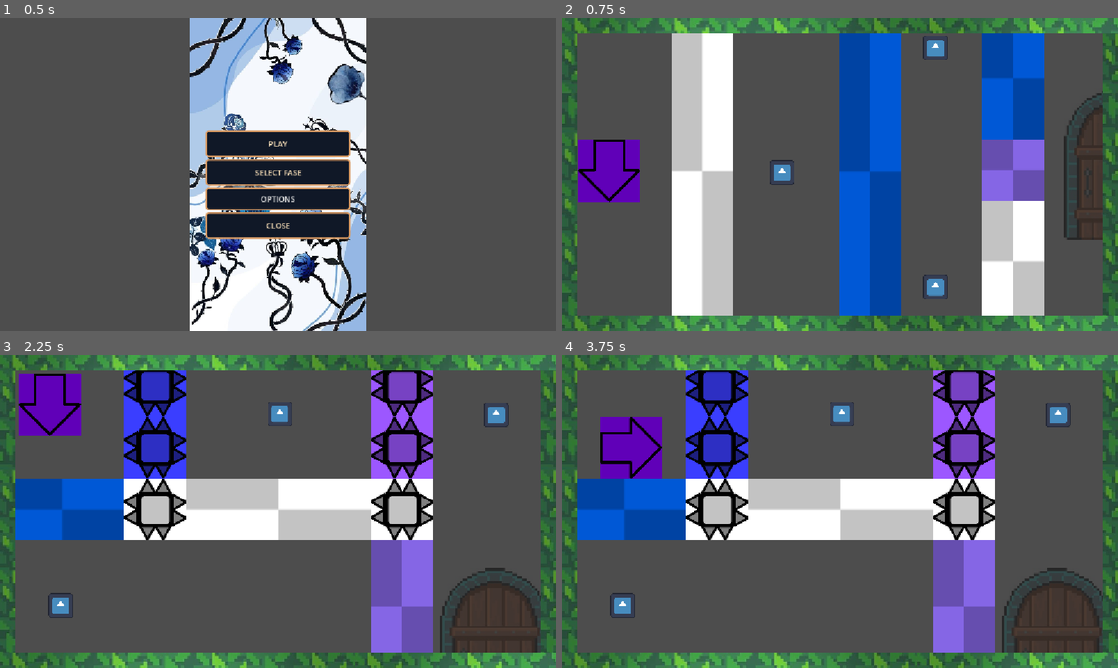
Above: before the commit, frames 1-4 (two rows, left to right).
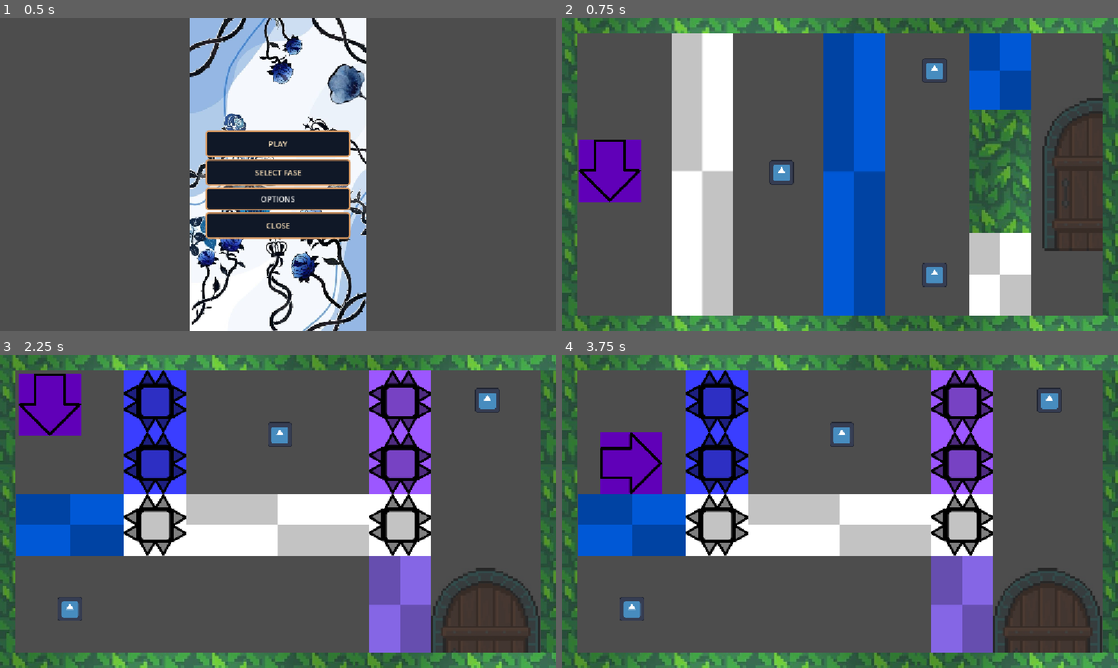
Above: after the commit, the same moments.

Repository: Equipe-Plasma/Switch-Shadow
Game: Godot game, scene res://menu/menu_principal/menu_principal.tscn
Same seed, same stepped clock (60 frames per second), same inputs: the game is played once before the commit and once after it. The engine's default icon, where the game draws it, is replaced by a stand-in: a white triangle on a blue panel in a dark square.
Inputs:
- Up to frame 1 (0.5 s): no input
- Up to frame 2 (0.75 s): click "PLAY" at 0.5 s
- Up to frame 3 (2.25 s): tap Enter (proxima_fase) at 1.25 s; hold D (mover_direita) 1.28-2 s; hold Enter (proxima_fase) 1.28-2 s; click "Próxima Fase" at 2 s
- Up to frame 4 (3.75 s): tap Space (trocar_sombra) at 2.75, 2.85 s; hold S (mover_baixo) 2.78-3.53 s; hold D (mover_direita) from 3.53 s (still down); hold Enter (proxima_fase) from 3.53 s (still down)

Frame 1 is identical in both runs. In frame 2, 20% of the frame differs, in the area x 2-98%, y 4-96%; in frame 3, 19%; in frame 4, 20%.

Commit message:
bug fixes

Diff:
--- a/fase/fase 1/fase_1.tscn
+++ b/fase/fase 1/fase_1.tscn
@@ -7,7 +7,6 @@
 [ext_resource type="Texture2D" uid="uid://p85hfea614fx" path="res://assets/player/paracima.png" id="4_13r4u"]
 [ext_resource type="PackedScene" uid="uid://b0nugb86ufv0r" path="res://editor/parede/parede_bloqueia_/parede_bloqueia_player.tscn" id="4_ge8mc"]
 [ext_resource type="PackedScene" uid="uid://cv1kaaq84myxc" path="res://editor/parede/parede_bloqueia_/parede_bloqueia_sombra.tscn" id="5_8t630"]
-[ext_resource type="PackedScene" uid="uid://dxxyiof204lp2" path="res://editor/parede/parede_geral/parede_geral.tscn" id="6_h75nb"]
 [ext_resource type="PackedScene" uid="uid://bg3d3dk0l61jv" path="res://editor/item/item.tscn" id="10_0r7j3"]
 [ext_resource type="PackedScene" uid="uid://g6bshavfposa" path="res://editor/parede/parede/parede.tscn" id="10_01sd7"]
 [ext_resource type="PackedScene" uid="uid://dq80e6b58tnmu" path="res://menu/menu_pausa/menu_pausa.tscn" id="11_01sd7"]
@@ -17,12 +16,12 @@
 script = ExtResource("1_eb6rn")
 
 [node name="Player" parent="." unique_id=2008145688 instance=ExtResource("2_hffw0")]
-position = Vector2(98, 316)
+position = Vector2(99, 316)
 textura_frente = ExtResource("3_nitit")
 textura_costas = ExtResource("4_13r4u")
 
 [node name="Sombra" parent="." unique_id=1092208446 instance=ExtResource("3_68bho")]
-position = Vector2(98, 316)
+position = Vector2(99, 316)
 textura_frente = ExtResource("3_nitit")
 textura_costas = ExtResource("4_13r4u")
 
@@ -31,33 +30,31 @@
 scale = Vector2(1, 5)
 
 [node name="ParedeBloqueiaSombra" parent="." unique_id=1779242448 instance=ExtResource("5_8t630")]
-position = Vector2(638, 318)
+position = Vector2(605, 318)
 scale = Vector2(1, 5)
 
 [node name="ParedeBloqueiaPlayer2" parent="." unique_id=1151557831 instance=ExtResource("4_ge8mc")]
-position = Vector2(934, 504)
-scale = Vector2(1, 2)
+position = Vector2(908, 532)
+scale = Vector2(1, 1.4)
 
 [node name="Item" parent="." unique_id=1168481889 groups=["itens"] instance=ExtResource("10_0r7j3")]
-position = Vector2(456, 320)
+position = Vector2(455, 320)
 
 [node name="Item2" parent="." unique_id=1003667387 groups=["itens"] instance=ExtResource("10_0r7j3")]
-position = Vector2(774, 557)
+position = Vector2(772, 532)
 
 [node name="Item3" parent="." unique_id=720673298 groups=["itens"] instance=ExtResource("10_0r7j3")]
-position = Vector2(774, 62)
+position = Vector2(772, 109)
 
 [node name="MenuPausa" parent="." unique_id=1672884906 instance=ExtResource("11_01sd7")]
+visible = false
 
 [node name="PortalSaida" parent="." unique_id=1057710737 instance=ExtResource("12_01sd7")]
-position = Vector2(1154, 302)
-
-[node name="ParedeGeral5" parent="." unique_id=1283918099 instance=ExtResource("6_h75nb")]
-position = Vector2(934, 314)
+position = Vector2(1108, 324)
 
 [node name="ParedeBloqueiaSombra2" parent="." unique_id=1022167895 instance=ExtResource("5_8t630")]
-position = Vector2(934, 125)
-scale = Vector2(1, 2)
+position = Vector2(908, 109)
+scale = Vector2(1, 1.4)
 
 [node name="ParedeSuperior" parent="." unique_id=925734375 instance=ExtResource("10_01sd7")]
 position = Vector2(576, 16)
@@ -78,3 +75,7 @@
 position = Vector2(1136, 324)
 collision_mask = 257
 tamanho = Vector2(32, 584)
+
+[node name="Parede" parent="." unique_id=867730286 instance=ExtResource("10_01sd7")]
+position = Vector2(908, 318)
+tamanho = Vector2(128, 256)
--- a/fase/fase 2/fase_2.tscn
+++ b/fase/fase 2/fase_2.tscn
@@ -22,7 +22,6 @@
 visible = false
 
 [node name="MenuPausa" parent="." unique_id=1672884906 instance=ExtResource("2_3ubab")]
-visible = false
 
 [node name="Player" parent="." unique_id=2008145688 instance=ExtResource("2_s3f3q")]
 position = Vector2(103, 103)
@@ -31,78 +30,72 @@
 
 [node name="PortalSaida" parent="." unique_id=1057710737 instance=ExtResource("10_h04fk")]
 visibility_layer = 25
-position = Vector2(1025, 599)
+position = Vector2(1006, 599)
 
 [node name="Espinho" parent="." unique_id=1607689019 instance=ExtResource("12_xq10f")]
-position = Vector2(321, 64)
+position = Vector2(321, 96)
 tipo = 1
 
 [node name="Espinho2" parent="." unique_id=383088380 instance=ExtResource("12_xq10f")]
-position = Vector2(321, 192)
+position = Vector2(321, 224)
 tipo = 1
 
 [node name="Espinho3" parent="." unique_id=1267501935 instance=ExtResource("12_xq10f")]
-position = Vector2(321, 320)
+position = Vector2(321, 352)
 
 [node name="Espinho4" parent="." unique_id=1117738981 instance=ExtResource("12_xq10f")]
-position = Vector2(833, 64)
+position = Vector2(829, 96)
 tipo = 2
 
 [node name="Espinho5" parent="." unique_id=1799746374 instance=ExtResource("12_xq10f")]
-position = Vector2(833, 192)
+position = Vector2(829, 224)
 tipo = 2
 
 [node name="ParedeBloqueiaSombra" parent="." unique_id=87217196 instance=ExtResource("8_iaody")]
-position = Vector2(129, 320)
-scale = Vector2(2, 1)
+position = Vector2(145, 352)
+scale = Vector2(1.75, 1)
 
 [node name="ParedeGeral5" parent="." unique_id=1712056793 instance=ExtResource("9_sx8e5")]
-position = Vector2(833, 521)
-scale = Vector2(1, 2.5)
+position = Vector2(829, 518)
+scale = Vector2(1, 1.6)
 
 [node name="Espinho6" parent="." unique_id=590456572 instance=ExtResource("12_xq10f")]
-position = Vector2(833, 320)
+position = Vector2(829, 352)
 
 [node name="ParedeBloqueiaPlayer" parent="." unique_id=2114099946 instance=ExtResource("7_67a0w")]
-position = Vector2(577, 320)
-scale = Vector2(3, 1)
+position = Vector2(575.00006, 352.00003)
+scale = Vector2(2.97, 1)
 
 [node name="Item" parent="." unique_id=1168481889 groups=["itens"] instance=ExtResource("12_wvv7m")]
-position = Vector2(126, 519)
+position = Vector2(145, 526)
 
 [node name="Item2" parent="." unique_id=1139266663 groups=["itens"] instance=ExtResource("12_wvv7m")]
-position = Vector2(580, 122)
+position = Vector2(580, 165)
 
 [node name="Item3" parent="." unique_id=105084357 groups=["itens"] instance=ExtResource("12_wvv7m")]
-position = Vector2(1028, 124)
+position = Vector2(1010, 94)
 
 [node name="Sombra" parent="." unique_id=1092208446 instance=ExtResource("2_wljo7")]
 position = Vector2(103, 103)
 textura_frente = ExtResource("3_jdyb1")
 textura_costas = ExtResource("4_783b1")
 
-[node name="MenuPausa2" parent="." unique_id=1808991862 instance=ExtResource("2_3ubab")]
-
 [node name="ParedeSuperior" parent="." unique_id=925734375 instance=ExtResource("14_wvv7m")]
 position = Vector2(576, 16)
-collision_layer = 129
-collision_mask = 256
+collision_mask = 257
 tamanho = Vector2(1152, 32)
 
 [node name="ParedeInferior" parent="." unique_id=308745309 instance=ExtResource("14_wvv7m")]
 position = Vector2(576, 632)
-collision_layer = 129
-collision_mask = 256
+collision_mask = 257
 tamanho = Vector2(1152, 32)
 
 [node name="ParedeEsquerda" parent="." unique_id=1132105718 instance=ExtResource("14_wvv7m")]
 position = Vector2(16, 324)
-collision_layer = 129
-collision_mask = 256
+collision_mask = 257
 tamanho = Vector2(32, 584)
 
 [node name="ParedeDireita" parent="." unique_id=434508186 instance=ExtResource("14_wvv7m")]
 position = Vector2(1136, 324)
-collision_layer = 129
-collision_mask = 256
+collision_mask = 257
 tamanho = Vector2(32, 584)
--- a/fase/fase 3/fase_3.tscn
+++ b/fase/fase 3/fase_3.tscn
@@ -17,85 +17,62 @@
 script = ExtResource("1_juws0")
 
 [node name="Player" parent="." unique_id=2008145688 instance=ExtResource("2_u8cfy")]
-position = Vector2(568, 320)
-collision_layer = 2
-collision_mask = 9
+position = Vector2(576, 324)
 textura_frente = ExtResource("3_wbtp5")
 textura_costas = ExtResource("4_mtigs")
 
 [node name="ParedeSuperior" parent="." unique_id=925734375 instance=ExtResource("7_186fb")]
 position = Vector2(576, 16)
-collision_layer = 129
-collision_mask = 256
+collision_mask = 257
 tamanho = Vector2(1152, 32)
 
 [node name="ParedeInferior" parent="." unique_id=1291424496 instance=ExtResource("7_186fb")]
 position = Vector2(576, 632)
-collision_layer = 129
-collision_mask = 256
+collision_mask = 257
 tamanho = Vector2(1152, 32)
 
 [node name="ParedeEsquerda" parent="." unique_id=1606992427 instance=ExtResource("7_186fb")]
 position = Vector2(16, 324)
-collision_layer = 129
-collision_mask = 256
+collision_mask = 257
 tamanho = Vector2(32, 584)
 
 [node name="ParedeDireita" parent="." unique_id=1324156465 instance=ExtResource("7_186fb")]
 position = Vector2(1136, 324)
-collision_layer = 129
-collision_mask = 256
+collision_mask = 257
 tamanho = Vector2(32, 584)
 
 [node name="Parede1" parent="." unique_id=568618381 instance=ExtResource("7_186fb")]
-position = Vector2(820, 388)
-collision_layer = 129
-collision_mask = 256
+position = Vector2(828, 388)
+collision_mask = 257
 tamanho = Vector2(128, 455)
 
 [node name="MenuPausa" parent="." unique_id=1997559192 instance=ExtResource("11_bc3se")]
-visible = false
 
 [node name="Sombra_reversa" parent="." unique_id=1092208446 instance=ExtResource("7_jt35t")]
-position = Vector2(568, 320)
-collision_layer = 130
-collision_mask = 277
+position = Vector2(576, 324)
 
 [node name="Parede" parent="." unique_id=2073804678 instance=ExtResource("7_186fb")]
-position = Vector2(330, 260)
-collision_mask = 256
+position = Vector2(325, 260)
 tamanho = Vector2(128, 455)
 
 [node name="ParedeBloqueiaSombra" parent="." unique_id=87217196 instance=ExtResource("8_rnj18")]
-position = Vector2(330, 552)
+position = Vector2(325, 552)
 
 [node name="ParedeBloqueiaPlayer" parent="." unique_id=789711005 instance=ExtResource("9_xrg14")]
-position = Vector2(820, 96)
-collision_mask = 0
+position = Vector2(828, 96)
 
 [node name="ParedeBloqueiaSombra2" parent="." unique_id=1931084029 instance=ExtResource("8_rnj18")]
-position = Vector2(1004, 324)
-scale = Vector2(2, 1)
-
-[node name="ParedeBloqueiaPlayer2" parent="." unique_id=351291704 instance=ExtResource("9_xrg14")]
-position = Vector2(151, 324)
-scale = Vector2(2, 1)
-collision_mask = 0
+position = Vector2(1006, 324.00003)
+scale = Vector2(1.78, 1)
 
 [node name="Item" parent="." unique_id=1168481889 groups=["itens"] instance=ExtResource("10_cckmw")]
-position = Vector2(151, 506)
-collision_layer = 3
-collision_mask = 3
+position = Vector2(147, 552)
 
 [node name="Item2" parent="." unique_id=1207616730 groups=["itens"] instance=ExtResource("10_cckmw")]
-position = Vector2(1004, 126)
-collision_layer = 3
-collision_mask = 3
+position = Vector2(1006, 96)
 
 [node name="Item3" parent="." unique_id=374578047 groups=["itens"] instance=ExtResource("10_cckmw")]
-position = Vector2(1004, 513)
-collision_layer = 3
-collision_mask = 3
+position = Vector2(1006, 513)
 
 [node name="PortalSaida" parent="." unique_id=1057710737 instance=ExtResource("11_ivr6t")]
 z_index = -1
@@ -105,6 +82,8 @@
 [node name="TelaVitoria" parent="." unique_id=62974723 instance=ExtResource("12_rnj18")]
 visible = false
 
-[node name="MenuPausa2" parent="." unique_id=1672884906 instance=ExtResource("11_bc3se")]
+[node name="ParedeBloqueiaSombra3" parent="." unique_id=110927228 instance=ExtResource("8_rnj18")]
+position = Vector2(147, 324)
+scale = Vector2(1.78, 1)
 
 [connection signal="body_entered" from="PortalSaida" to="." method="_on_portal_saida_body_entered"]
--- a/fase/fase 4/fase_4.tscn
+++ b/fase/fase 4/fase_4.tscn
@@ -17,66 +17,48 @@
 script = ExtResource("1_pbl0i")
 
 [node name="Player" parent="." unique_id=2008145688 instance=ExtResource("2_gerrx")]
-position = Vector2(568, 330)
+position = Vector2(576, 324)
 textura_frente = ExtResource("3_738o2")
 textura_costas = ExtResource("4_3vegh")
 
 [node name="ParedeSuperior" parent="." unique_id=925734375 instance=ExtResource("5_f4jru")]
 position = Vector2(576, 16)
-collision_layer = 129
-collision_mask = 256
 tamanho = Vector2(1152, 32)
 
 [node name="ParedeInferior" parent="." unique_id=1291424496 instance=ExtResource("5_f4jru")]
 position = Vector2(576, 632)
-collision_layer = 129
-collision_mask = 256
 tamanho = Vector2(1152, 32)
 
 [node name="ParedeEsquerda" parent="." unique_id=1606992427 instance=ExtResource("5_f4jru")]
 position = Vector2(16, 324)
-collision_layer = 129
-collision_mask = 256
 tamanho = Vector2(32, 584)
 
 [node name="ParedeDireita" parent="." unique_id=1324156465 instance=ExtResource("5_f4jru")]
 position = Vector2(1136, 324)
-collision_layer = 129
-collision_mask = 256
 tamanho = Vector2(32, 584)
 
 [node name="Parede1" parent="." unique_id=568618381 instance=ExtResource("5_f4jru")]
-position = Vector2(569, 218)
-collision_layer = 129
-collision_mask = 256
-tamanho = Vector2(304, 64)
+position = Vector2(576, 213)
+tamanho = Vector2(285, 64)
 
 [node name="MenuPausa" parent="." unique_id=1997559192 instance=ExtResource("6_utaux")]
+visible = false
 
 [node name="Sombra_reversa" parent="." unique_id=1092208446 instance=ExtResource("7_olswn")]
-position = Vector2(568, 330)
-collision_layer = 130
-collision_mask = 277
+position = Vector2(576, 324)
 
 [node name="Parede" parent="." unique_id=2073804678 instance=ExtResource("5_f4jru")]
-position = Vector2(449, 298)
-collision_mask = 256
-tamanho = Vector2(64, 224)
+position = Vector2(466, 295)
+tamanho = Vector2(64, 229)
 
 [node name="Item" parent="." unique_id=1168481889 groups=["itens"] instance=ExtResource("10_c6pif")]
-position = Vector2(90, 558)
-collision_layer = 3
-collision_mask = 3
+position = Vector2(96, 552)
 
 [node name="Item2" parent="." unique_id=1207616730 groups=["itens"] instance=ExtResource("10_c6pif")]
-position = Vector2(1042, 164)
-collision_layer = 3
-collision_mask = 3
+position = Vector2(1042, 159)
 
 [node name="Item3" parent="." unique_id=374578047 groups=["itens"] instance=ExtResource("10_c6pif")]
-position = Vector2(1044, 497)
-collision_layer = 3
-collision_mask = 3
+position = Vector2(1044, 487)
 
 [node name="PortalSaida" parent="." unique_id=1057710737 instance=ExtResource("11_1j6hm")]
 z_index = -1
@@ -103,31 +85,27 @@
 tipo = 2
 
 [node name="Parede2" parent="." unique_id=1532077451 instance=ExtResource("5_f4jru")]
-position = Vector2(689, 298)
-collision_layer = 129
-collision_mask = 256
-tamanho = Vector2(64, 224)
+position = Vector2(687, 295)
+tamanho = Vector2(64, 229)
 
 [node name="Espinho6" parent="." unique_id=1189106357 instance=ExtResource("11_m8htq")]
-position = Vector2(96, 424)
+position = Vector2(96, 419)
 tipo = 1
 
 [node name="Espinho7" parent="." unique_id=1838901400 instance=ExtResource("11_m8htq")]
-position = Vector2(224, 424)
+position = Vector2(229, 419)
 tipo = 1
 
 [node name="Espinho8" parent="." unique_id=1873589119 instance=ExtResource("11_m8htq")]
-position = Vector2(224, 552)
+position = Vector2(229, 552)
 tipo = 1
 
 [node name="ParedeBloqueiaPlayer" parent="." unique_id=87217196 instance=ExtResource("9_k1xjg")]
-position = Vector2(569, 440)
-scale = Vector2(2.38, 0.5)
+position = Vector2(577, 434)
+scale = Vector2(2.23, 0.5)
 
 [node name="Parede3" parent="." unique_id=823078784 instance=ExtResource("5_f4jru")]
 position = Vector2(920, 324)
-collision_layer = 129
-collision_mask = 256
 tamanho = Vector2(399, 71)
 
 [connection signal="body_entered" from="PortalSaida" to="." method="_on_portal_saida_body_entered"]
--- a/menu/selecao_fases/selecao_fases.gd
+++ b/menu/selecao_fases/selecao_fases.gd
@@ -3,7 +3,7 @@
 const MENU_PRINCIPAL = "res://menu/menu_principal/menu_principal.tscn"
 
 const TOTAL_FASES = 10
-const FASES_PRONTAS = 3
+const FASES_PRONTAS = 4
 
 @onready var grid_fases: GridContainer = $CenterContainer/VBoxContainer/GridFases
 @onready var overlay_popup: ColorRect = $OverlayPopup
